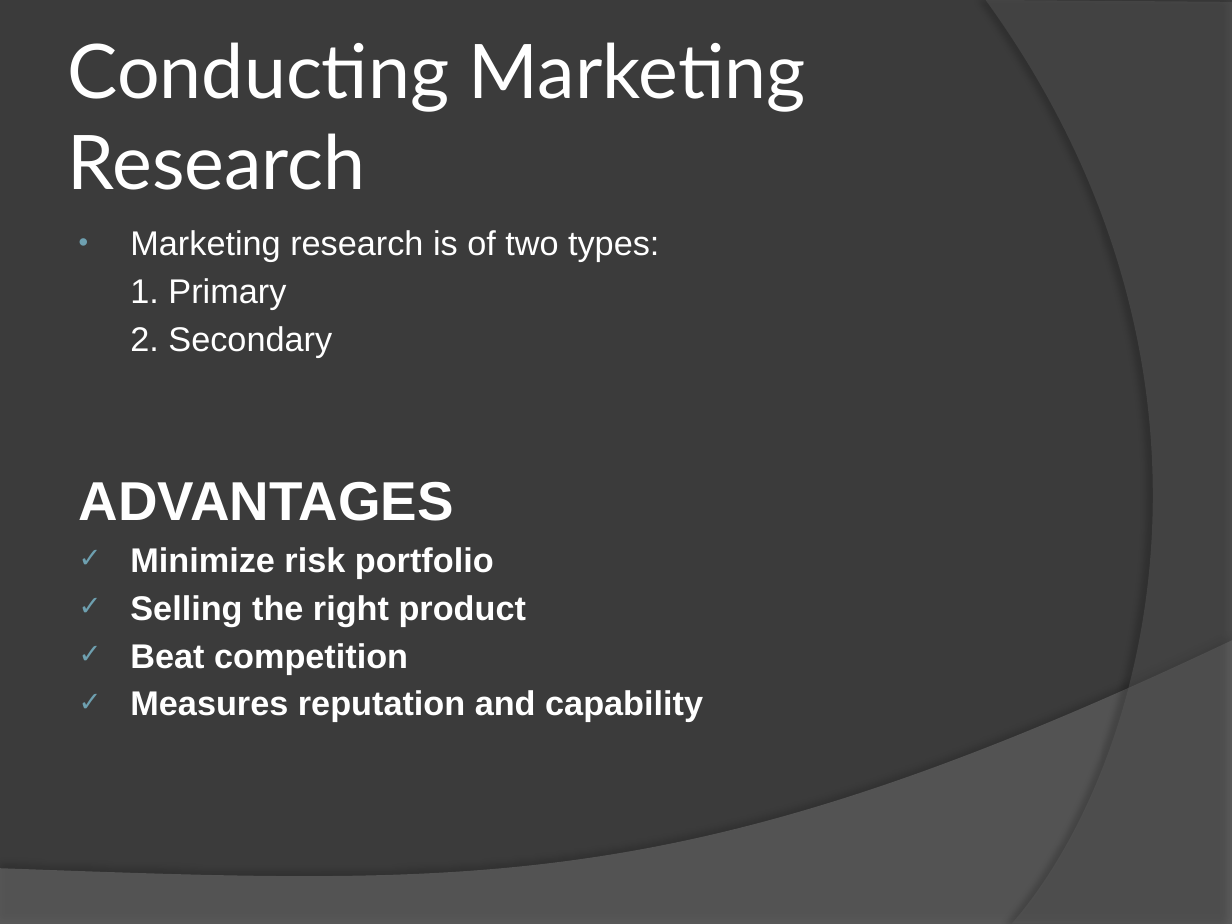
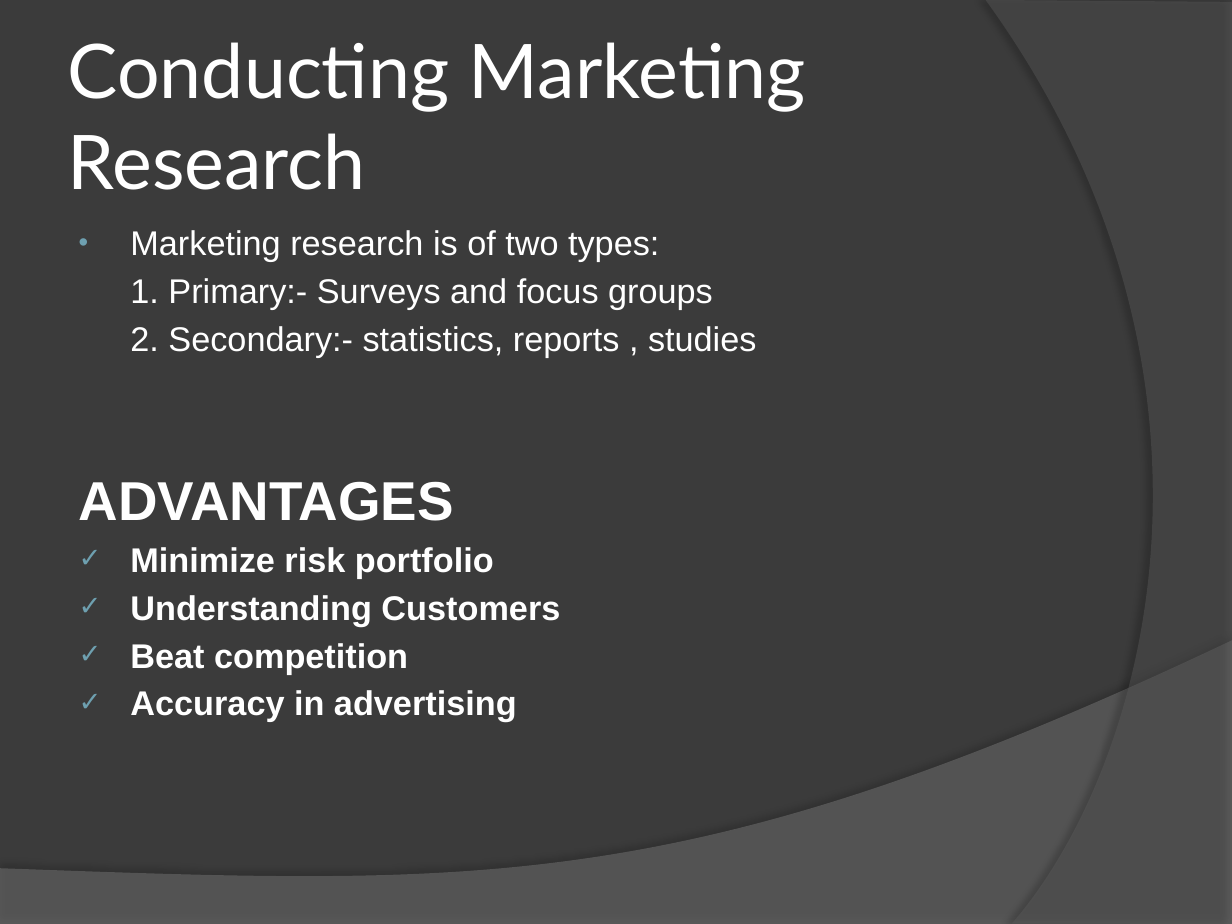
Before and after one commit to Rahul97532/DSA_File, a slide deck: slide 4 of Marketing Plan.pptx. Drawn at 1232x924 pixels with LibreOffice and Linux fonts; fonts in the diff are those of the drawing. Boxes give left, top, right and bottom in pixels: in the first picture for what was removed or moved away, otherwise in the second. Text is boxed around its words. In the diff, an @@ line names an element or a change of style, - is before the commit and + after.

Commit message:
Modified Bie

```diff
--- a/Marketing Plan.pptx
+++ b/Marketing Plan.pptx
@@ text at (130, 278, 756, 358): text changed @@
-1. Primary
-2. Secondary
+1. Primary:- Surveys and focus groups
+2. Secondary:- statistics, reports , studies
@@ text at (130, 595, 560, 626): text changed @@
-✓ Selling the right product
+✓ Understanding Customers
@@ text at (130, 690, 517, 722): text changed @@
-✓ Measures reputation and capability
+✓ Accuracy in advertising
```
Also in this commit, not shown: 2 other slides changed.
